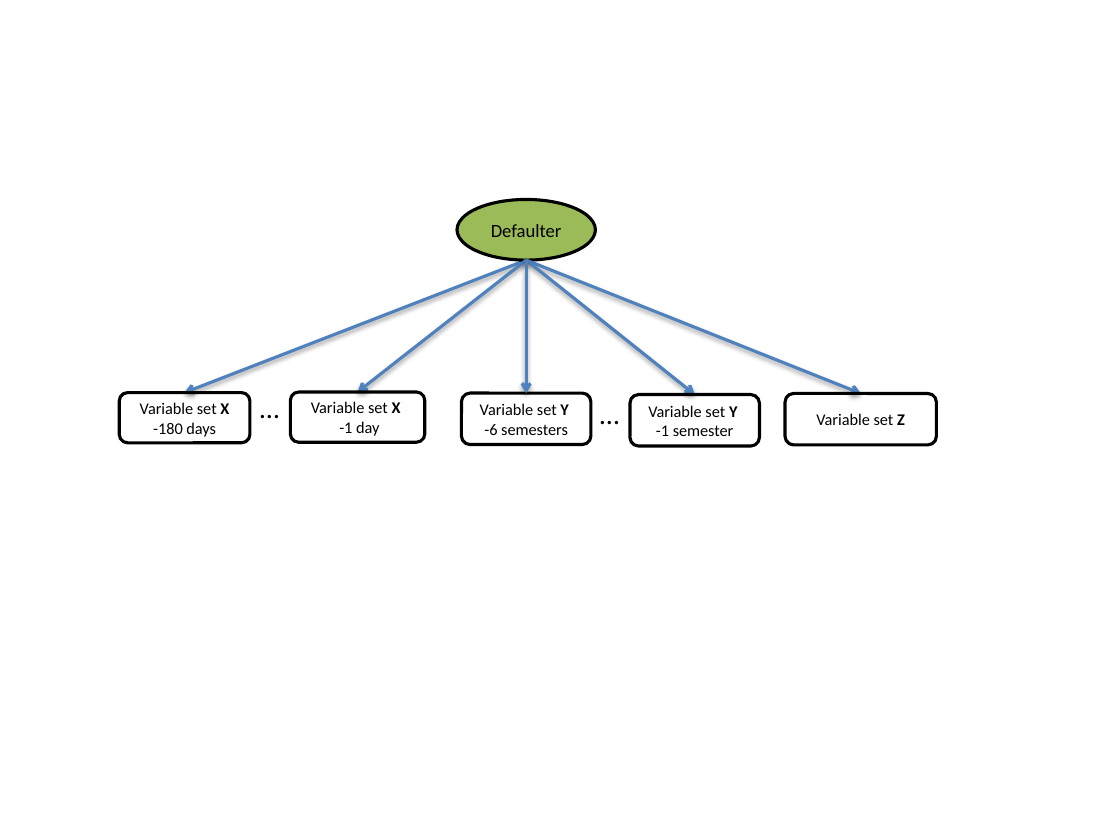
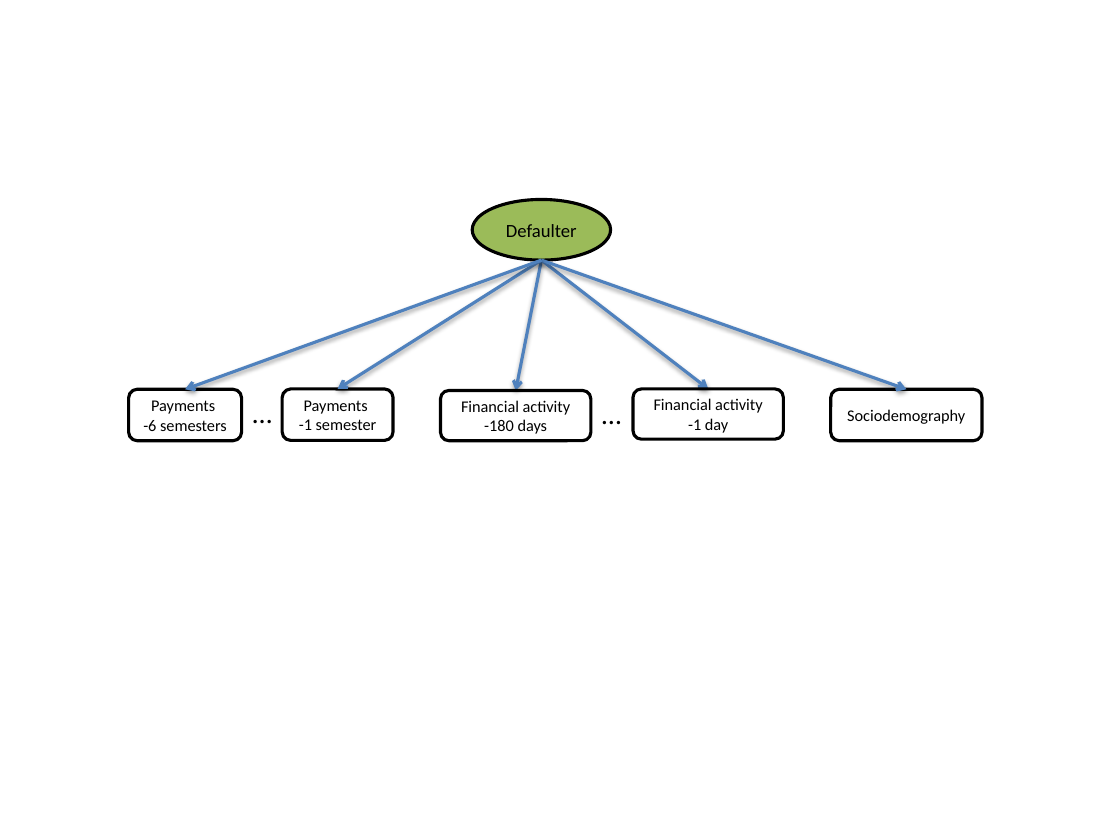
Before and after one commit to amidst/toolbox, a slide deck: slide 1 of doc/D2.1_AMIDSTModelingFramework/figures/CajaMarModelsBucket.pptx. Drawn at 1120x840 pixels with LibreOffice and Linux fonts; fonts in the diff are those of the drawing. Boxes give left, top, right and bottom in pixels: in the first picture for what was removed or moved away, otherwise in the second. Text is boxed around its words. In the diff, an @@ line names an element or a change of style, - is before the commit and + after.

```diff
--- a/doc/D2.1_AMIDSTModelingFramework/figures/CajaMarModelsBucket.pptx
+++ b/doc/D2.1_AMIDSTModelingFramework/figures/CajaMarModelsBucket.pptx
@@ ellipse "Defaulter": place and size @@
-ellipse "Defaulter" at <box>457,199,596,260</box>
+ellipse "Defaulter" at <box>473,199,612,260</box>
@@ arrow moved from (526, 260) - (185, 393) to (541, 260) - (185, 390) @@
@@ arrow moved from (526, 260) - (694, 394) to (541, 260) - (337, 389) @@
@@ arrow moved from (526, 260) - (526, 393) to (541, 260) - (515, 391) @@
@@ arrow moved from (526, 260) - (861, 393) to (541, 260) - (906, 390) @@
@@ arrow moved from (526, 260) - (357, 392) to (541, 260) - (708, 389) @@
@@ rounded rectangle added at <box>282,389,393,440</box>, outline #000000 2 pt, 10.5 pt, text #000000 @@
+Payments
+-1 semester
@@ rounded rectangle "Financial activity -1 day": place and size @@
-rounded rectangle "Financial activity -1 day" at <box>290,392,424,442</box>
+rounded rectangle "Financial activity -1 day" at <box>633,389,783,439</box>
@@ rounded rectangle "Payments": place and size @@
-rounded rectangle "Payments" at <box>461,393,591,445</box>
+rounded rectangle "Payments" at <box>129,390,242,441</box>
@@ text in rounded rectangle at <box>151,400,215,414</box>: text changed @@
-Variable set Y
+Payments
@@ text "…": place and size @@
-text "…" at <box>249,385,291,430</box>
+text "…" at <box>242,391,284,436</box>
@@ rounded rectangle "Financial activity -180 days": place and size @@
-rounded rectangle "Financial activity -180 days" at <box>119,393,250,444</box>
+rounded rectangle "Financial activity -180 days" at <box>440,391,590,441</box>
@@ text in rounded rectangle at <box>461,400,571,434</box>: text changed @@
-Variable set X -180 days
+Financial activity -180 days
@@ rounded rectangle removed at <box>631,394,760,446</box> @@
-Variable set Y
--1 semester
@@ text in rounded rectangle at <box>654,398,763,433</box>: text changed @@
-Variable set X
--1 day
+Financial activity -1 day
@@ rounded rectangle "Sociodemography": place and size @@
-rounded rectangle "Sociodemography" at <box>785,393,936,445</box>
+rounded rectangle "Sociodemography" at <box>831,390,982,441</box>
@@ text in rounded rectangle at <box>847,409,965,424</box>: text changed @@
-Variable set Z
+Sociodemography
```
Also in this commit, not shown: 2 other slides changed, 4 other files.
